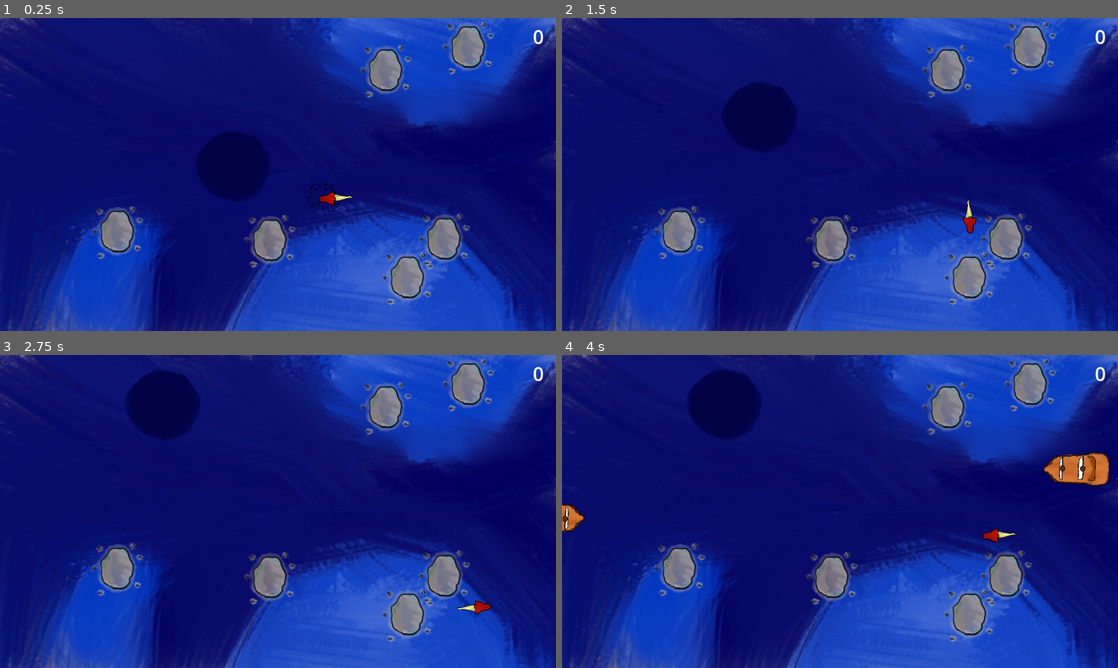
Above: before the commit, frames 1-4 (two rows, left to right).
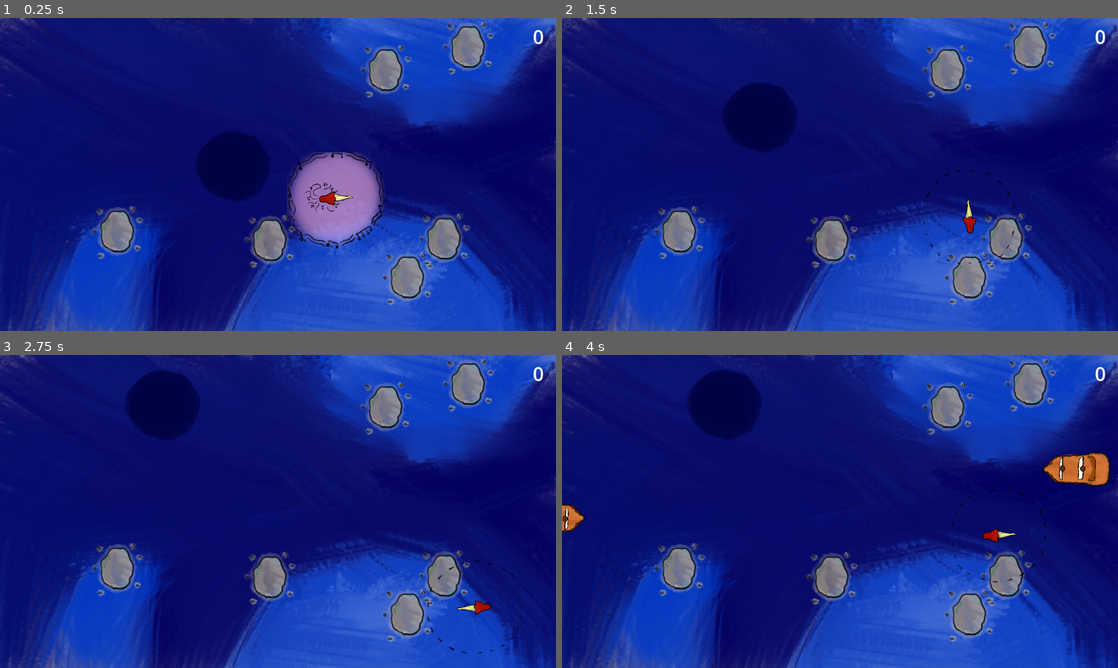
Above: after the commit, the same moments.

Repository: library-rat/Sirene-Jam
Game: Godot game, scene res://main.tscn
The game is run twice, just before and just after one commit, with the same random seed, the same clock (stepped at 60 frames per second) and the same inputs.
Inputs:
- Up to frame 1 (0.25 s): no input
- Up to frame 2 (1.5 s): hold Right (ui_right) 0.53-1.28 s; hold Down (ui_down) from 1.28 s (still down)
- Up to frame 3 (2.75 s): release Down (ui_down) at 2.03 s; hold Right (ui_right) from 2.03 s (still down)
- Up to frame 4 (4 s): release Right (ui_right) at 2.78 s; hold Up (ui_up) 2.78-3.53 s; hold Left (ui_left) from 3.53 s (still down)

The runs differ from the first frame. In frame 1, 4.2% of the frame differs, in the area x 51-70%, y 42-74%; in frame 2, less than 0.1%; in frame 3, less than 0.1%; in frame 4, less than 0.1%.

Commit message:
adding siren area

Diff:
--- a/Entity/sirene.gd
+++ b/Entity/sirene.gd
@@ -5,6 +5,9 @@
 var active : bool = true;
 var onland : bool = false;
 signal gameover()
+
+@onready var active_area = preload("res://Ressource_folder/Song_area_active.png")
+@onready var inactive_area = preload("res://Ressource_folder/Song_area_inactive.png")
 
 func _physics_process(delta):
 	# Add the gravity.
@@ -33,6 +36,7 @@
 
 	if (velocity == Vector2.ZERO):
 		active = true;
+		$Area.texture = active_area
 		if(onland):
 			$Sprite2D_Land/Song.visible = true
 		else :
@@ -41,6 +45,7 @@
 
 	else:
 		active = false;
+		$Area.texture = inactive_area
 		if(onland):
 			$Sprite2D_Land/Song.visible = false
 		else :
@@ -51,12 +56,14 @@
 func touch_land():
 	onland = true
 	$"Area2D/CollisionShape2D".shape.radius *= 1.5
+	$Area.scale *= 1.5
 	$"Sprite2D_Land".visible = true
 	$"Sprite2D_Sea".visible = false
 
 func touch_sea():
 	onland = false
 	$"Area2D/CollisionShape2D".shape.radius /= 1.5
+	$Area.scale /= 1.5
 	$"Sprite2D_Land".visible = false
 	$"Sprite2D_Sea".visible = true
 
--- a/Entity/sirene.tscn
+++ b/Entity/sirene.tscn
@@ -1,9 +1,10 @@
-[gd_scene load_steps=7 format=3 uid="uid://dpf610mnh5ty2"]
+[gd_scene load_steps=8 format=3 uid="uid://dpf610mnh5ty2"]
 
 [ext_resource type="Script" path="res://Entity/sirene.gd" id="1_qs5yi"]
 [ext_resource type="Texture2D" uid="uid://ca8yq1d0eolk5" path="res://Ressource_folder/Sirene_swimming.png" id="2_g7hnx"]
 [ext_resource type="Texture2D" uid="uid://dx8fupy25ugs5" path="res://Ressource_folder/Song.png" id="3_l241s"]
 [ext_resource type="Texture2D" uid="uid://c71cux5w2q8g4" path="res://Ressource_folder/Sirene_upright.png" id="3_wgr3k"]
+[ext_resource type="Texture2D" uid="uid://buth8ck5eugrw" path="res://Ressource_folder/Song_area_inactive.png" id="5_i7gdg"]
 
 [sub_resource type="CircleShape2D" id="CircleShape2D_5gav4"]
 radius = 100.0
@@ -28,6 +29,11 @@
 shape = SubResource("CircleShape2D_2bgap")
 debug_color = Color(0.960784, 0, 0, 0.00392157)
 
+[node name="Area" type="Sprite2D" parent="."]
+position = Vector2(2, 8.64)
+scale = Vector2(0.398438, 0.40375)
+texture = ExtResource("5_i7gdg")
+
 [node name="Sprite2D_Sea" type="Sprite2D" parent="."]
 scale = Vector2(0.15, 0.15)
 texture = ExtResource("2_g7hnx")
--- a/main.tscn
+++ b/main.tscn
@@ -9,11 +9,11 @@
 [ext_resource type="PackedScene" uid="uid://ci27kw00g6o8e" path="res://Entity/hunter_resting_point.tscn" id="6_a2tqw"]
 [ext_resource type="Texture2D" uid="uid://b85aqttd8uxst" path="res://Ressource_folder/Sea.png" id="6_hktrw"]
 
+[sub_resource type="LabelSettings" id="LabelSettings_186yo"]
+font_size = 40
+
 [sub_resource type="LabelSettings" id="LabelSettings_wdm0p"]
 font_size = 100
-
-[sub_resource type="LabelSettings" id="LabelSettings_186yo"]
-font_size = 40
 
 [node name="Node2D" type="Node2D"]
 script = ExtResource("1_fvfiu")
@@ -47,21 +47,6 @@
 
 [node name="Horror" parent="." instance=ExtResource("5_l2xdt")]
 position = Vector2(496, 330)
-
-[node name="Panel" type="Panel" parent="."]
-visible = false
-offset_right = 1165.0
-offset_bottom = 647.0
-
-[node name="Label" type="Label" parent="Panel"]
-layout_mode = 0
-offset_left = 474.0
-offset_top = 258.0
-offset_right = 631.0
-offset_bottom = 395.0
-text = "RIP
-"
-label_settings = SubResource("LabelSettings_wdm0p")
 
 [node name="Control" type="Control" parent="."]
 layout_mode = 3
@@ -106,6 +91,21 @@
 
 [node name="SpawnTimer" type="Timer" parent="Spawner_left"]
 
+[node name="Panel" type="Panel" parent="."]
+visible = false
+offset_right = 1165.0
+offset_bottom = 647.0
+
+[node name="Label" type="Label" parent="Panel"]
+layout_mode = 0
+offset_left = 474.0
+offset_top = 258.0
+offset_right = 631.0
+offset_bottom = 395.0
+text = "RIP
+"
+label_settings = SubResource("LabelSettings_wdm0p")
+
 [connection signal="gameover" from="Sirene" to="." method="_on_sirene_gameover"]
 [connection signal="timeout" from="Spawner_right/SpawnTimer" to="Spawner_right" method="_on_spawn_timer_timeout"]
 [connection signal="timeout" from="Spawner_left/SpawnTimer" to="Spawner_left" method="_on_spawn_timer_timeout"]
Binary file added: Ressource_folder/Song_area_active.png
Not shown, added: Ressource_folder/Song_area_active.png.import
Binary file added: Ressource_folder/Song_area_inactive.png
Not shown, added: Ressource_folder/Song_area_inactive.png.import
Not shown, added: Ressource_folder/.Horror.kra-autosave.kra
Not shown, added: Ressource_folder/.Song area.kra-autosave.kra
Not shown, added: Ressource_folder/Song area.kra
Not shown, added: Ressource_folder/Song area.kra~
Not shown, added: Ressource_folder/Song_area_active.png~
Not shown, added: Ressource_folder/Song_area_inactive.png~
